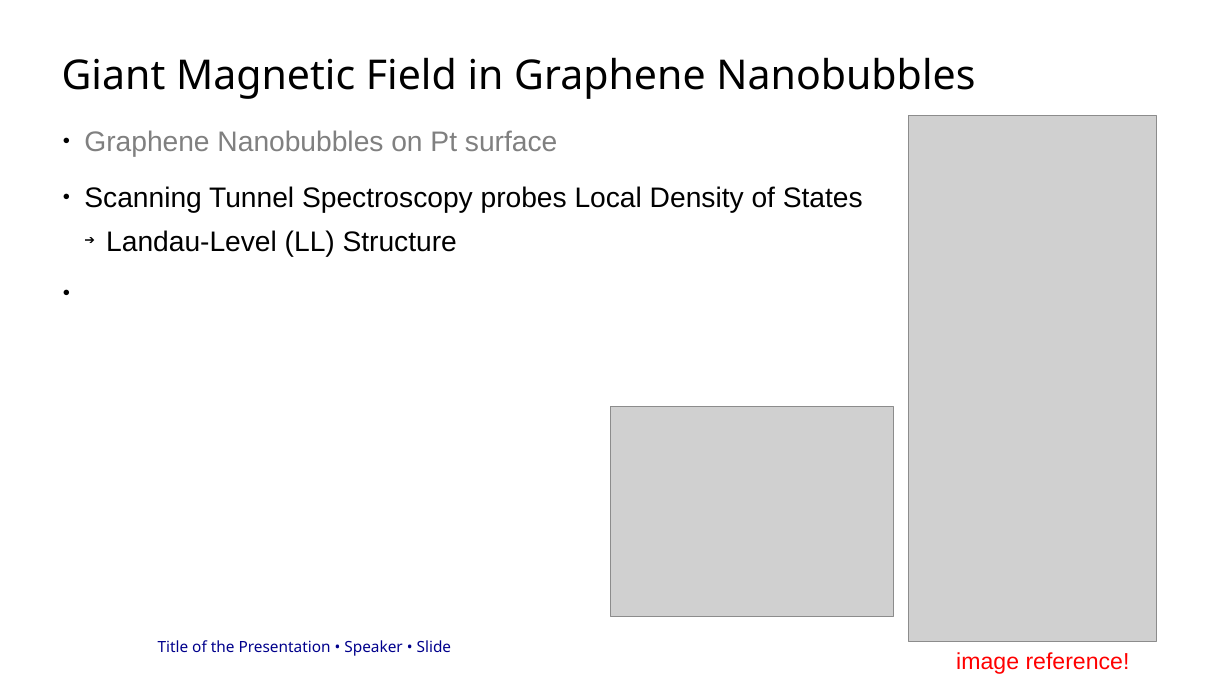
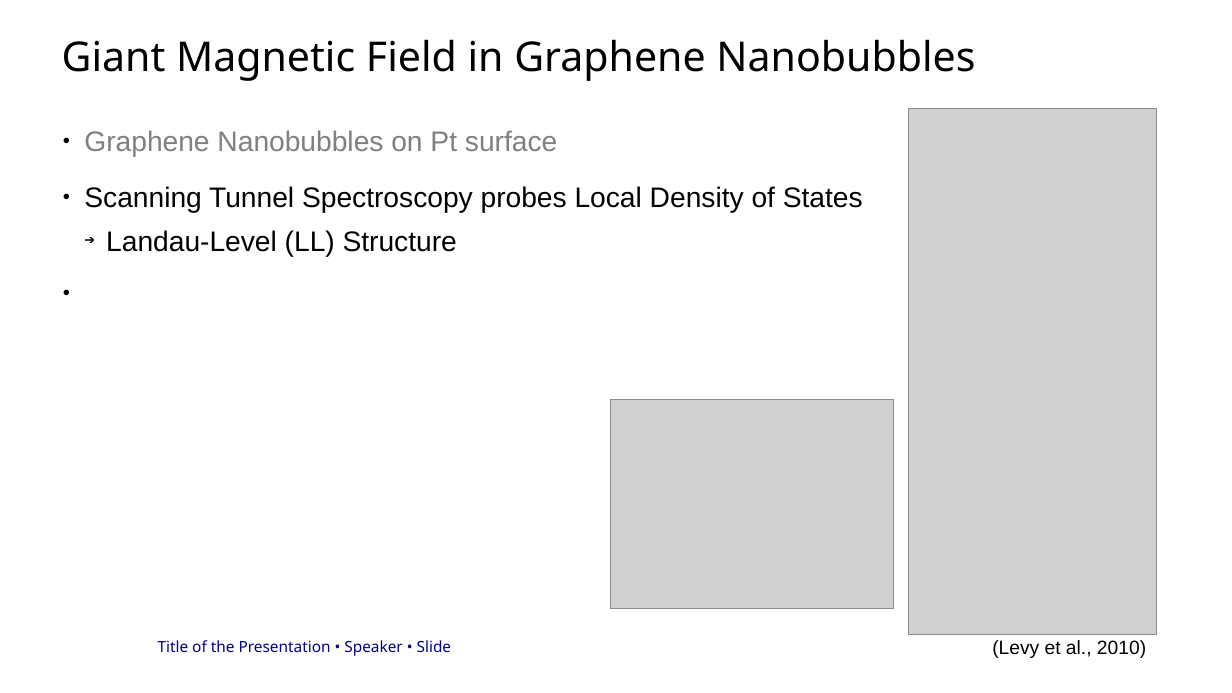
Before and after one commit to ElSickleRick/MP_wiki, a slide deck: slide 7 of WARB_presentation/präsi.odp (slide 5 before the commit). Drawn at 1232x693 pixels with LibreOffice and Linux fonts; fonts in the diff are those of the drawing; grey boxes stand for pictures; background and template pictures are left out. Boxes give left, top, right and bottom in pixels: in the first picture for what was removed or moved away, otherwise in the second. Text is boxed around its words. In the diff, an @@ line names an element or a change of style, - is before the commit and + after.

```diff
--- a/WARB_presentation/präsi.odp
+++ b/WARB_presentation/präsi.odp
@@ title "Giant Magnetic Field in Graphene ...": place and size @@
-title "Giant Magnetic Field in Graphene ..." at [62, 57, 975, 99]
+title "Giant Magnetic Field in Graphene ..." at [62, 39, 975, 81]
@@ picture: place and size @@
-picture at [909, 116, 1156, 641]
+picture at [909, 108, 1156, 634]
@@ picture: place and size @@
-picture at [610, 407, 893, 616]
+picture at [610, 399, 893, 609]
@@ text removed at [956, 652, 1130, 674] @@
-image reference!
@@ text added at [992, 640, 1146, 658], 15 pt, text #000000 @@
+(Levy et al., 2010)
```
Also in this commit, not shown: 4 other slides changed, 3 slides added, 1 slide removed, 2 other files.
